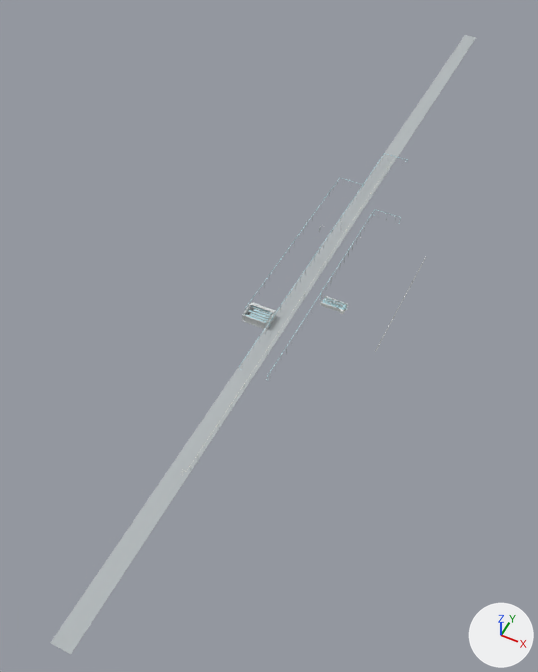
Two versions of the glTF model examples/m1/assets/wastewater-plant/tiled/coarse/group-root-1-1-1-1-0-1.glb, one commit apart.
Rendered twice from a 50 mm lens placed at (1059.0, -581.0, 273.0), pointed at (936.0, -336.0, -34.0). The axes (+X, +Y, +Z) are drawn at lower right. The lights are the same throughout. The older version comes first. Vertices at exactly the same position are counted once.

The first picture shows 'render-batch-0', 'render-batch-1' and 5 more.
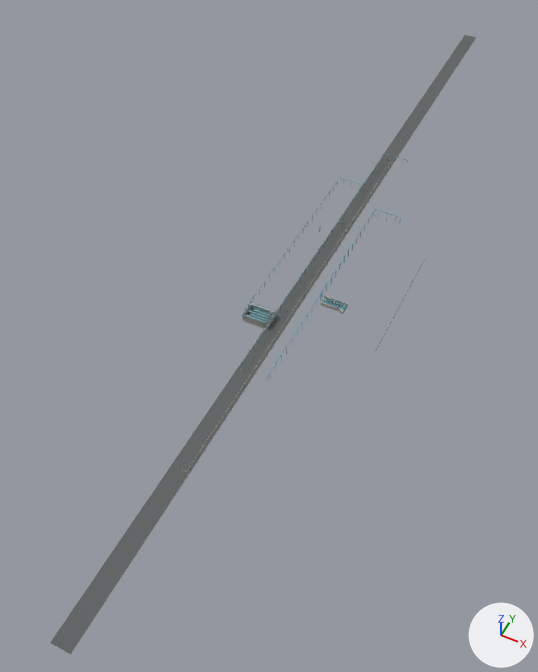
Boxes [x1, y1, x2, y2] around the edits, measured in the pictures (538 x 672 px):
'render-batch-0', recoloured: [50, 35, 476, 654] in both
part 1 of me_mesh_1, added: after [320, 209, 401, 298]
part 2 of me_mesh_1, added: after [268, 210, 375, 375]
part 3 of me_mesh_1, deleted: before [239, 154, 384, 370]

The change, as a list of edits to the scene's bpy script:
```text
Change mat_site_asphalt:
    mat_site_asphalt.base_color: (0.457, 0.489, 0.502) -> (0.12, 0.13, 0.13)  # grey #b4babc -> dark grey #616565
Change me_mesh_1:
    used by ob_render_batch_1; location = (0.0, 0.0, 0.0)
    remove me_mesh_1.from_pydata(...)  # 1516 vertices, 2872 faces, 636 loose edges; spans x 932.0..977.0, y -390.0..-200.0, z 1.0..5.0
    remove me_mesh_1.materials.append(mat_equipment_water)  # cyan #b6d9df
    add me_mesh_1.from_pydata(...)  # 896 vertices, 1728 faces, 288 loose edges; spans x 961.0..978.0, y -390.0..-255.0, z 1.0..6.0
    me_mesh_1 part 1: a new loose piece of 90 vertices spanning x 962.0..978.0, y -330.0..-255.0, z 1.0..6.0, in mat_site_treatedpipe (cyan #61adc8)
    me_mesh_1 part 2: a new loose piece of 46 vertices spanning x 962.0, y -390.0..-255.0, z 1.0..6.0, in mat_site_treatedpipe (cyan #61adc8)
    me_mesh_1 part 3: 19 loose pieces with 812 vertices, spanning x 932.0..977.0, y -390.0..-200.0, z 1.0..5.0, are deleted
    other edits to the shape of me_mesh_1 do not show in these pictures
    add me_mesh_1.materials.append(mat_site_treatedpipe)  # cyan #61adc8
```
